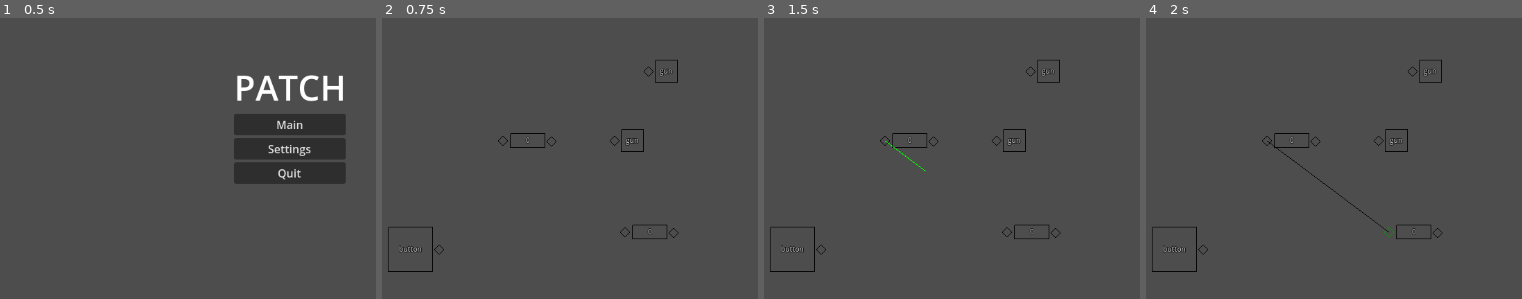
Above: before the commit, frames 1-4 (left to right).
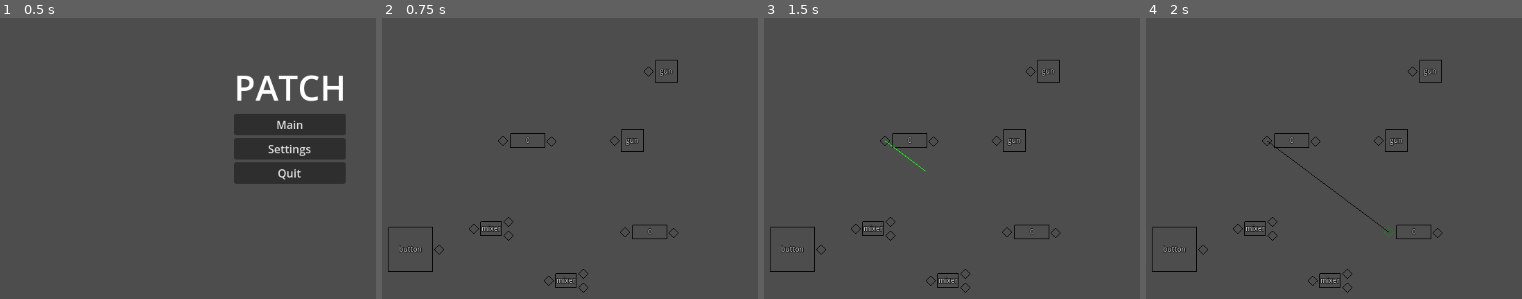
Above: after the commit, the same moments.

Repository: minami110/patch
Game: Godot game, scene res://Title/title.tscn
Same seed, same stepped clock (60 frames per second), same inputs: the game is played once before the commit and once after it.
Inputs (mouse positions are in pixels of both pictures, inside the frame that each line leads up to):
- Up to frame 1 (0.5 s): no input
- Up to frame 2 (0.75 s): click "Main" at 0.5 s
- Up to frame 3 (1.5 s): tap Enter at 1.25 s; drag from (884, 141) to (1008, 231) at 1.27 s
- Up to frame 4 (2 s): no input

Frame 1 is identical in both runs. In frame 2, 0.4% of the frame differs, in the area x 23-55%, y 70-98%; in frame 3, 0.4%; in frame 4, 0.4%.

Commit message:
Added mixer

Diff:
--- a/main.tscn
+++ b/main.tscn
@@ -1,8 +1,9 @@
-[gd_scene load_steps=4 format=3 uid="uid://b7oudq3e50jax"]
+[gd_scene load_steps=5 format=3 uid="uid://b7oudq3e50jax"]
 
 [ext_resource type="PackedScene" uid="uid://b02j1n3sn25ld" path="res://module/signal_monitor.tscn" id="2_k2w78"]
 [ext_resource type="PackedScene" uid="uid://ehceba7yvpli" path="res://module/md_gun.tscn" id="3_kqfop"]
 [ext_resource type="PackedScene" uid="uid://b6ts3736iwa7c" path="res://module/md_button.tscn" id="3_sfv15"]
+[ext_resource type="PackedScene" uid="uid://jkqdteuy2p50" path="res://module/md_mixer.tscn" id="4_nttu0"]
 
 [node name="Main" type="Node"]
 
@@ -20,3 +21,9 @@
 
 [node name="MdGun2" parent="." instance=ExtResource("3_kqfop")]
 position = Vector2(553, 233)
+
+[node name="MdMixer" parent="." instance=ExtResource("4_nttu0")]
+position = Vector2(301, 466)
+
+[node name="MdMixer2" parent="." instance=ExtResource("4_nttu0")]
+position = Vector2(409, 541)
--- /dev/null
+++ b/module/md_mixer.gd
@@ -0,0 +1,10 @@
+class_name MdMixer
+extends Node2D
+
+func _enter_tree():
+	%MdDrawer._text = "mixer"
+	%PortIn0.value_changed.connect(_in_value_changed)
+
+func _in_value_changed(value: float) -> void:
+	%PortOut0.commit_value(value)
+	%PortOut1.commit_value(value)
--- /dev/null
+++ b/module/md_mixer.tscn
@@ -0,0 +1,40 @@
+[gd_scene load_steps=6 format=3 uid="uid://jkqdteuy2p50"]
+
+[ext_resource type="Script" path="res://module/md_mixer.gd" id="1_1c4rf"]
+[ext_resource type="Script" path="res://module/md_drawer.gd" id="2_iad32"]
+[ext_resource type="PackedScene" uid="uid://0adroew6sg8n" path="res://circuit/port_out.tscn" id="3_57fh7"]
+[ext_resource type="Script" path="res://module/module_dragger.gd" id="4_phgrx"]
+
+[sub_resource type="RectangleShape2D" id="RectangleShape2D_yff06"]
+size = Vector2(30, 20)
+
+[node name="MdMixer" type="Node2D"]
+script = ExtResource("1_1c4rf")
+
+[node name="MdDrawer" type="Node2D" parent="."]
+unique_name_in_owner = true
+script = ExtResource("2_iad32")
+_text = "mixer"
+_size = Vector2(30, 20)
+
+[node name="PortIn0" parent="." instance=ExtResource("3_57fh7")]
+unique_name_in_owner = true
+position = Vector2(-10, 10)
+
+[node name="PortOut0" parent="." instance=ExtResource("3_57fh7")]
+unique_name_in_owner = true
+position = Vector2(40, 0)
+
+[node name="PortOut1" parent="." instance=ExtResource("3_57fh7")]
+unique_name_in_owner = true
+position = Vector2(40, 20)
+
+[node name="ModuleDragger" type="Area2D" parent="."]
+unique_name_in_owner = true
+collision_mask = 0
+script = ExtResource("4_phgrx")
+
+[node name="CollisionShape2D" type="CollisionShape2D" parent="ModuleDragger"]
+position = Vector2(15, 10)
+shape = SubResource("RectangleShape2D_yff06")
+debug_color = Color(0, 0.650761, 0.0693266, 0)
